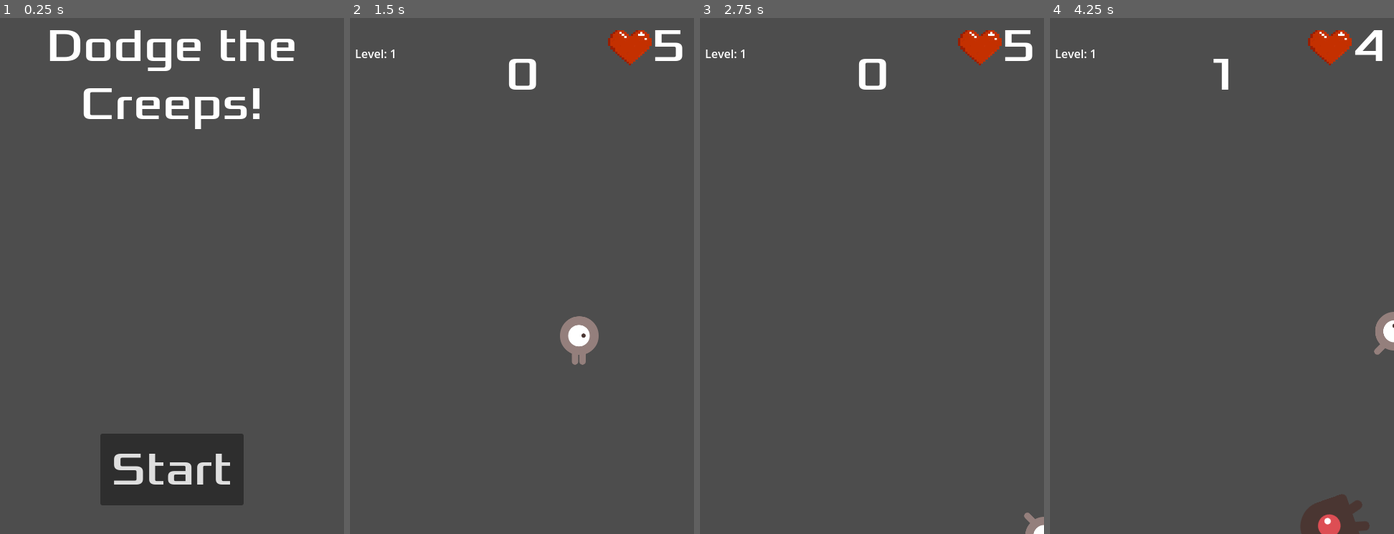
Above: before the commit, frames 1-4 (left to right).
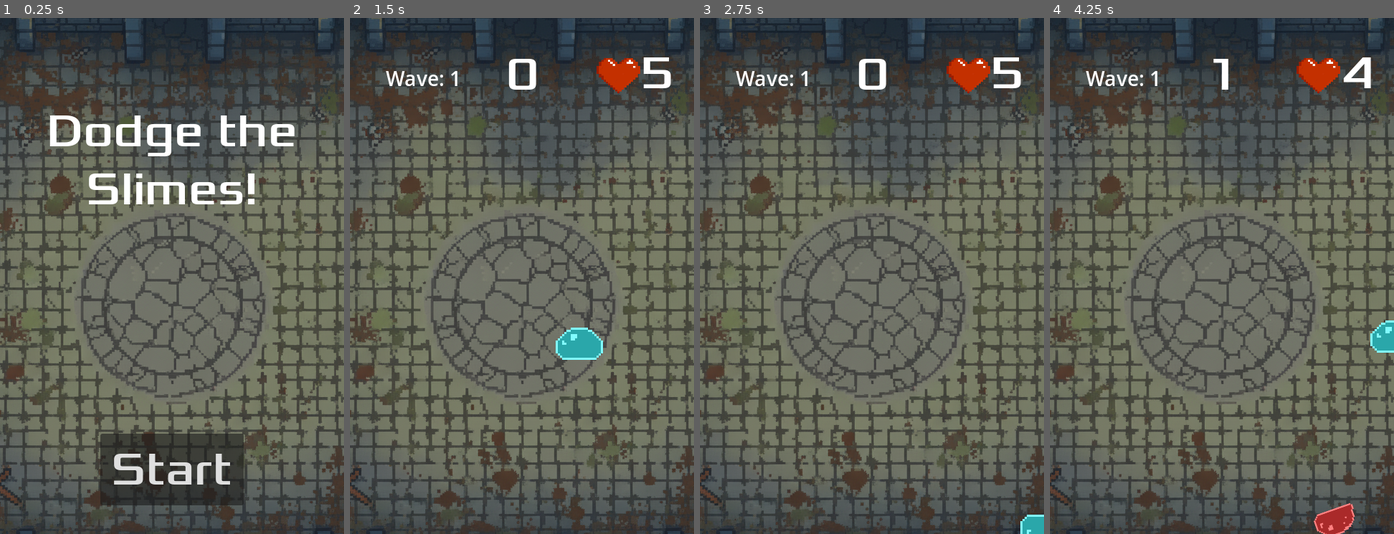
Above: after the commit, the same moments.

Repository: lobr9959/Game-Development-First-game-CU
Game: Godot game, scene res://main.tscn
The game is run twice, just before and just after one commit, with the same random seed, the same clock (stepped at 60 frames per second) and the same inputs.
Inputs:
- Up to frame 1 (0.25 s): no input
- Up to frame 2 (1.5 s): click "Start" at 0.5 s; tap Enter at 1.25 s; hold D (move_right) from 1.28 s (still down)
- Up to frame 3 (2.75 s): release D (move_right) at 2.03 s; hold S (move_down) from 2.03 s (still down)
- Up to frame 4 (4.25 s): release S (move_down) at 2.78 s; hold D (move_right) 2.78-3.53 s; hold W (move_up) from 3.53 s (still down)

The runs differ from the first frame. In frame 1, 58% of the frame differs, in the area x 0-100%, y 0-100%; in frame 2, 59%; in frame 3, 59%; in frame 4, 60%.

Commit message:
Juice additions
1st addition: Changed background to dungeon

2nd addition: Changed player and mob animation to be slimes. Blue slimes are good, others are evil.

3rd addition: Added blood particle effects on hit

4th addition: Added camera shake on hit

5th addition: Changed "levels" to waves and adjusted UI to have same baseline

6th addition: Added a game over sound effect and fixed the timers persisting after game ends

Diff:
--- a/Main.gd
+++ b/Main.gd
@@ -13,8 +13,19 @@
 func _ready():
 	$Player.hit.connect(_on_player_hit)
 
+func camera_shake():
+	var camera = $Camera2D
+	var tween = create_tween()
+	for i in range(5): # number of shakes
+		var offset = Vector2(randi_range(-5, 5), randi_range(-5, 5))
+		tween.tween_property(camera, "offset", offset, 0.05)
+		tween.tween_property(camera, "offset", Vector2.ZERO, 0.05)
+
 func game_over() -> void:
 	$MobTimer.stop()
+	$ScoreTimer.stop()
+	$ScoreTimer.stop()
+	$gameOverSFX.play()
 	clear_mobs()
 	$Player.hide()
 	$GameMusic.stop()
@@ -105,6 +116,7 @@
 	if(score%30 == 0):
 		level +=1
 		$HUD.update_level(level)
+
 		$LevelUpSFX.play()
 	if(score%50 == 0):
 		health +=1
@@ -120,6 +132,7 @@
 
 
 func _on_player_hit():
+	camera_shake()
 	health -= 1
 	update_hp_label()
 	if(health <= 0):
--- a/hud.gd
+++ b/hud.gd
@@ -17,9 +17,9 @@
 
 func show_game_over():
 	show_message(("Game Over"))
-	await $MessageTimer.timeout
+	await $MessageTimer.timeouta
 
-	$Message.text = "Dodge the Creeps!"
+	$Message.text = "Dodge the Slimes!"
 	$Message.show()
 
 	await get_tree().create_timer(1.0).timeout
@@ -29,7 +29,7 @@
 	$ScoreLabel.text = str(score)
 
 func update_level(level):
-	$LevelLabel.text = "Level: " + str(level)
+	$LevelLabel.text = "Wave: " + str(level)
 
 func update_health(health):
 	$HP.text = str(health)
--- a/hud.tscn
+++ b/hud.tscn
@@ -27,12 +27,13 @@
 anchor_left = 0.5
 anchor_right = 0.5
 offset_left = -240.0
+offset_top = 119.0
 offset_right = 240.0
-offset_bottom = 159.0
+offset_bottom = 278.0
 grow_horizontal = 2
 theme_override_fonts/font = ExtResource("2_8sq4i")
 theme_override_font_sizes/font_size = 64
-text = "Dodge the Creeps!"
+text = "Dodge the Slimes!"
 horizontal_alignment = 1
 vertical_alignment = 1
 autowrap_mode = 2
@@ -54,9 +55,10 @@
 text = "Start"
 
 [node name="HP" type="Label" parent="."]
-offset_left = 422.0
-offset_right = 467.0
-offset_bottom = 78.0
+offset_left = 406.0
+offset_top = 38.0
+offset_right = 451.0
+offset_bottom = 116.0
 theme_override_fonts/font = ExtResource("2_8sq4i")
 theme_override_font_sizes/font_size = 64
 text = "3"
@@ -66,10 +68,10 @@
 one_shot = true
 
 [node name="Heart" type="TextureRect" parent="."]
-offset_left = 353.0
-offset_top = 4.0
-offset_right = 428.0
-offset_bottom = 79.0
+offset_left = 337.0
+offset_top = 43.0
+offset_right = 412.0
+offset_bottom = 118.0
 texture = ExtResource("3_8sq4i")
 expand_mode = 4
 
@@ -77,10 +79,11 @@
 visible = false
 anchors_preset = -1
 anchor_bottom = 0.012
-offset_left = 7.0
-offset_top = 38.0
-offset_right = 75.0
-offset_bottom = 78.36
+offset_left = 50.0
+offset_top = 65.0
+offset_right = 151.0
+offset_bottom = 137.36
+theme_override_font_sizes/font_size = 28
 text = "Level: 1
 "
 
--- a/main.tscn
+++ b/main.tscn
@@ -7,6 +7,8 @@
 [ext_resource type="AudioStream" uid="uid://c1immumistciq" path="res://art/MNT_YTK_fx_course_clear_C.wav" id="5_7mycd"]
 [ext_resource type="PackedScene" uid="uid://ncei2vtyu6md" path="res://hud.tscn" id="5_lquwl"]
 [ext_resource type="AudioStream" uid="uid://dh1xifcdhfd7f" path="res://art/ESM_Fast_Mechanical_Computer_Program_Particle_Sci_Fi_Abstract_Loading_Particle_Military.wav" id="6_272bh"]
+[ext_resource type="Texture2D" uid="uid://d3p48nxspjsaj" path="res://art/Gemini_Generated_Image_i5baxwi5baxwi5ba.png" id="8_5vw27"]
+[ext_resource type="AudioStream" uid="uid://cstmraujtqcxe" path="res://art/game-over-arcade-6435.mp3" id="9_kek77"]
 
 [sub_resource type="Curve2D" id="Curve2D_ivps1"]
 _data = {
@@ -50,6 +52,20 @@
 
 [node name="HUD" parent="." instance=ExtResource("5_lquwl")]
 
+[node name="TextureRect" type="TextureRect" parent="."]
+z_index = -1
+offset_left = -268.0
+offset_top = -142.0
+offset_right = 756.0
+offset_bottom = 882.0
+texture = ExtResource("8_5vw27")
+
+[node name="Camera2D" type="Camera2D" parent="."]
+anchor_mode = 0
+
+[node name="gameOverSFX" type="AudioStreamPlayer2D" parent="."]
+stream = ExtResource("9_kek77")
+
 [connection signal="timeout" from="MobTimer" to="." method="_on_mob_timer_timeout"]
 [connection signal="timeout" from="ScoreTimer" to="." method="_on_score_timer_timeout"]
 [connection signal="timeout" from="StartTimer" to="." method="_on_start_timer_timeout"]
--- a/mob.tscn
+++ b/mob.tscn
@@ -1,21 +1,21 @@
 [gd_scene load_steps=10 format=3 uid="uid://bya10qdk7btxe"]
 
 [ext_resource type="Script" uid="uid://ehkhpck88unu" path="res://mob.gd" id="1_1qmh0"]
-[ext_resource type="Texture2D" uid="uid://bdqy611mdnkgv" path="res://art/enemyFlyingAlt_1.png" id="2_gfurk"]
-[ext_resource type="Texture2D" uid="uid://bxn41o7qk4get" path="res://art/enemyFlyingAlt_2.png" id="3_ieysi"]
-[ext_resource type="Texture2D" uid="uid://8mk45o4u4rmk" path="res://art/enemySwimming_1.png" id="4_cixyi"]
-[ext_resource type="Texture2D" uid="uid://cxsw02rbubfdb" path="res://art/enemySwimming_2.png" id="5_7ulmv"]
-[ext_resource type="Texture2D" uid="uid://chx1a6emno1qi" path="res://art/enemyWalking_1.png" id="6_pcqmr"]
-[ext_resource type="Texture2D" uid="uid://hq6r50ec6h2g" path="res://art/enemyWalking_2.png" id="7_jbnni"]
+[ext_resource type="Texture2D" uid="uid://cw5oog1hpo6fi" path="res://art/YellowSlime.png" id="2_1qmh0"]
+[ext_resource type="Texture2D" uid="uid://co7fkr34xsht3" path="res://art/YellowSlimeSide.png" id="3_gfurk"]
+[ext_resource type="Texture2D" uid="uid://c464tmlhf4seh" path="res://art/PurpleSlimeSide.png" id="4_ieysi"]
+[ext_resource type="Texture2D" uid="uid://b17ba6l8wd1hs" path="res://art/PurpleSlime.png" id="5_cixyi"]
+[ext_resource type="Texture2D" uid="uid://bdvhf0p8glo05" path="res://art/RedSlime.png" id="6_7ulmv"]
+[ext_resource type="Texture2D" uid="uid://duvi1lomwy30h" path="res://art/RedSlimeSide.png" id="7_pcqmr"]
 
 [sub_resource type="SpriteFrames" id="SpriteFrames_op7ga"]
 animations = [{
 "frames": [{
 "duration": 1.0,
-"texture": ExtResource("2_gfurk")
+"texture": ExtResource("2_1qmh0")
 }, {
 "duration": 1.0,
-"texture": ExtResource("3_ieysi")
+"texture": ExtResource("3_gfurk")
 }],
 "loop": true,
 "name": &"fly",
@@ -23,10 +23,10 @@
 }, {
 "frames": [{
 "duration": 1.0,
-"texture": ExtResource("4_cixyi")
+"texture": ExtResource("4_ieysi")
 }, {
 "duration": 1.0,
-"texture": ExtResource("5_7ulmv")
+"texture": ExtResource("5_cixyi")
 }],
 "loop": true,
 "name": &"swim",
@@ -34,10 +34,10 @@
 }, {
 "frames": [{
 "duration": 1.0,
-"texture": ExtResource("6_pcqmr")
+"texture": ExtResource("6_7ulmv")
 }, {
 "duration": 1.0,
-"texture": ExtResource("7_jbnni")
+"texture": ExtResource("7_pcqmr")
 }],
 "loop": true,
 "name": &"walk",
@@ -45,8 +45,8 @@
 }]
 
 [sub_resource type="CapsuleShape2D" id="CapsuleShape2D_q13i1"]
-radius = 36.0
-height = 98.0
+radius = 17.0
+height = 48.0
 
 [node name="Mob" type="RigidBody2D"]
 collision_mask = 0
@@ -56,11 +56,13 @@
 [node name="AnimatedSprite2D" type="AnimatedSprite2D" parent="."]
 scale = Vector2(0.75, 0.75)
 sprite_frames = SubResource("SpriteFrames_op7ga")
-animation = &"walk"
+animation = &"fly"
+flip_h = true
 
 [node name="VisibleOnScreenEnabler2D" type="VisibleOnScreenEnabler2D" parent="."]
 
 [node name="CollisionShape2D" type="CollisionShape2D" parent="."]
+position = Vector2(0, 4)
 rotation = 1.5708
 shape = SubResource("CapsuleShape2D_q13i1")
 
--- a/player.gd
+++ b/player.gd
@@ -45,6 +45,7 @@
 		$HitTimer.start() # give i-frames
 		$HitSound.play()
 		$AnimatedSprite2D.modulate = Color(1, 0, 0)
+		$HitParticles.restart()
 		$CollisionShape2D.set_deferred("disabled", true)
 
 func _on_hit_timer_timeout() -> void:
--- a/player.tscn
+++ b/player.tscn
@@ -1,20 +1,32 @@
-[gd_scene load_steps=9 format=3 uid="uid://cv60alg7xlja2"]
+[gd_scene load_steps=10 format=3 uid="uid://cv60alg7xlja2"]
 
-[ext_resource type="Texture2D" uid="uid://dllc7f2y4ta0t" path="res://art/playerGrey_up1.png" id="1_hqtel"]
 [ext_resource type="Script" uid="uid://doer5noyfx2ot" path="res://player.gd" id="1_sweqy"]
-[ext_resource type="Texture2D" uid="uid://b3vowvo1mxh6" path="res://art/playerGrey_up2.png" id="2_sweqy"]
-[ext_resource type="Texture2D" uid="uid://d0v3s0vybgj22" path="res://art/playerGrey_walk1.png" id="3_2hs0m"]
-[ext_resource type="Texture2D" uid="uid://ce3equcewkpy6" path="res://art/playerGrey_walk2.png" id="4_1jxqw"]
+[ext_resource type="Texture2D" uid="uid://ddfjh72di8gly" path="res://art/Slime.png" id="2_1jxqw"]
+[ext_resource type="Texture2D" uid="uid://cmg61browr7t4" path="res://art/Slime2.png" id="3_dw050"]
+[ext_resource type="Texture2D" uid="uid://dlspkhcsvf4cm" path="res://art/SlimeDown.png" id="4_2hs0m"]
+[ext_resource type="Texture2D" uid="uid://bt3d51xn5p7ls" path="res://art/SlimeLeft.png" id="5_dw050"]
 [ext_resource type="AudioStream" uid="uid://dqnyn2vaagn06" path="res://art/hit.mp3" id="6_2hs0m"]
+[ext_resource type="Texture2D" uid="uid://bk16uy11xgfcv" path="res://art/bloodTexture.png" id="7_1jxqw"]
 
 [sub_resource type="SpriteFrames" id="SpriteFrames_dw050"]
 animations = [{
 "frames": [{
 "duration": 1.0,
-"texture": ExtResource("1_hqtel")
+"texture": ExtResource("2_1jxqw")
 }, {
 "duration": 1.0,
-"texture": ExtResource("2_sweqy")
+"texture": ExtResource("3_dw050")
+}],
+"loop": true,
+"name": &"Idle",
+"speed": 5.0
+}, {
+"frames": [{
+"duration": 1.0,
+"texture": ExtResource("4_2hs0m")
+}, {
+"duration": 1.0,
+"texture": ExtResource("2_1jxqw")
 }],
 "loop": true,
 "name": &"Up",
@@ -22,33 +34,34 @@
 }, {
 "frames": [{
 "duration": 1.0,
-"texture": ExtResource("3_2hs0m")
+"texture": ExtResource("2_1jxqw")
 }, {
 "duration": 1.0,
-"texture": ExtResource("4_1jxqw")
+"texture": ExtResource("5_dw050")
 }],
 "loop": true,
 "name": &"Walk",
 "speed": 5.0
 }]
 
-[sub_resource type="CapsuleShape2D" id="CapsuleShape2D_b26j0"]
-radius = 27.0
-height = 68.0
+[sub_resource type="CapsuleShape2D" id="CapsuleShape2D_2hs0m"]
+radius = 20.0
+height = 62.0
 
 [node name="Player" type="Area2D"]
-visible = false
 script = ExtResource("1_sweqy")
 metadata/_edit_group_ = true
 
 [node name="AnimatedSprite2D" type="AnimatedSprite2D" parent="."]
-scale = Vector2(0.5, 0.5)
 sprite_frames = SubResource("SpriteFrames_dw050")
-animation = &"Up"
+animation = &"Walk"
 
 [node name="CollisionShape2D" type="CollisionShape2D" parent="."]
-shape = SubResource("CapsuleShape2D_b26j0")
+position = Vector2(0, 5)
+rotation = 1.5708
+shape = SubResource("CapsuleShape2D_2hs0m")
 one_way_collision_margin = 0.0
+metadata/_edit_lock_ = true
 
 [node name="HitTimer" type="Timer" parent="."]
 wait_time = 0.5
@@ -56,5 +69,15 @@
 [node name="HitSound" type="AudioStreamPlayer2D" parent="."]
 stream = ExtResource("6_2hs0m")
 
+[node name="HitParticles" type="CPUParticles2D" parent="."]
+scale = Vector2(0.5, 0.5)
+emitting = false
+amount = 1
+texture = ExtResource("7_1jxqw")
+lifetime = 0.3
+one_shot = true
+gravity = Vector2(0, 0)
+scale_amount_min = 0.2
+
 [connection signal="body_entered" from="." to="." method="_on_body_entered"]
 [connection signal="timeout" from="HitTimer" to="." method="_on_hit_timer_timeout"]
Binary file added: art/Gemini_Generated_Image_661qgf661qgf661q.png
Not shown, added: art/Gemini_Generated_Image_661qgf661qgf661q.png.import
Binary file added: art/Gemini_Generated_Image_i5baxwi5baxwi5ba.png
Not shown, added: art/Gemini_Generated_Image_i5baxwi5baxwi5ba.png.import
Binary file added: art/PurpleSlime.png
Not shown, added: art/PurpleSlime.png.import
Binary file added: art/PurpleSlimeSide.png
Not shown, added: art/PurpleSlimeSide.png.import
Binary file added: art/RedSlime.png
Not shown, added: art/RedSlime.png.import
Binary file added: art/RedSlimeSide.png
Not shown, added: art/RedSlimeSide.png.import
(and 21 more such lines)
